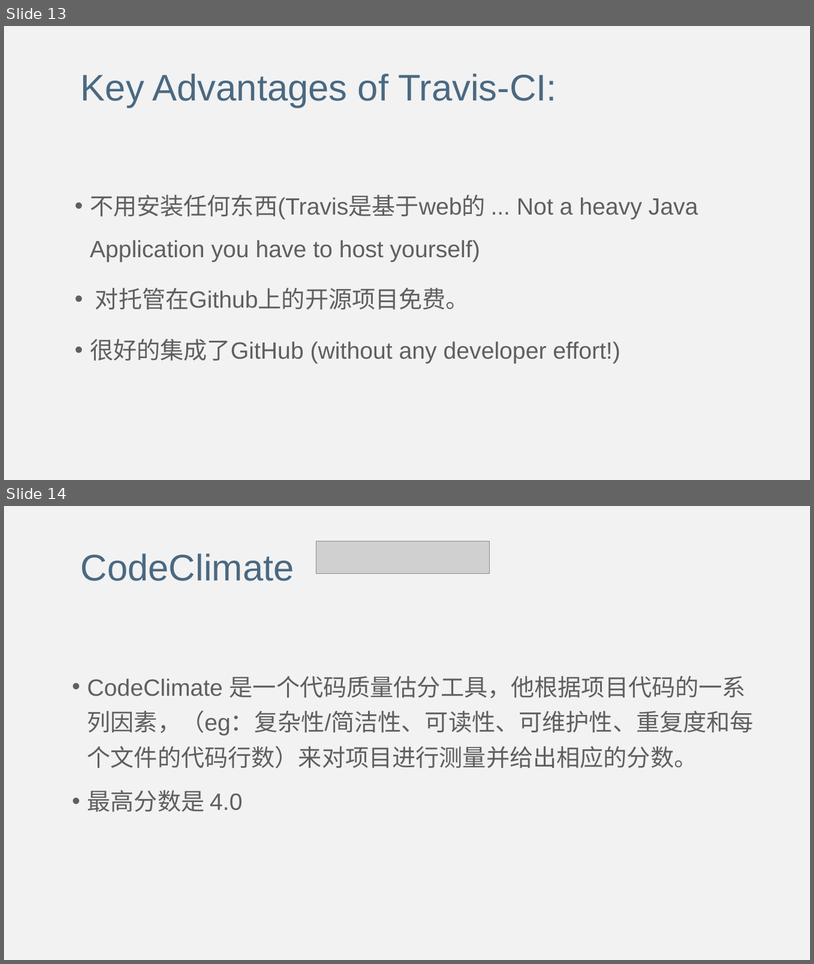
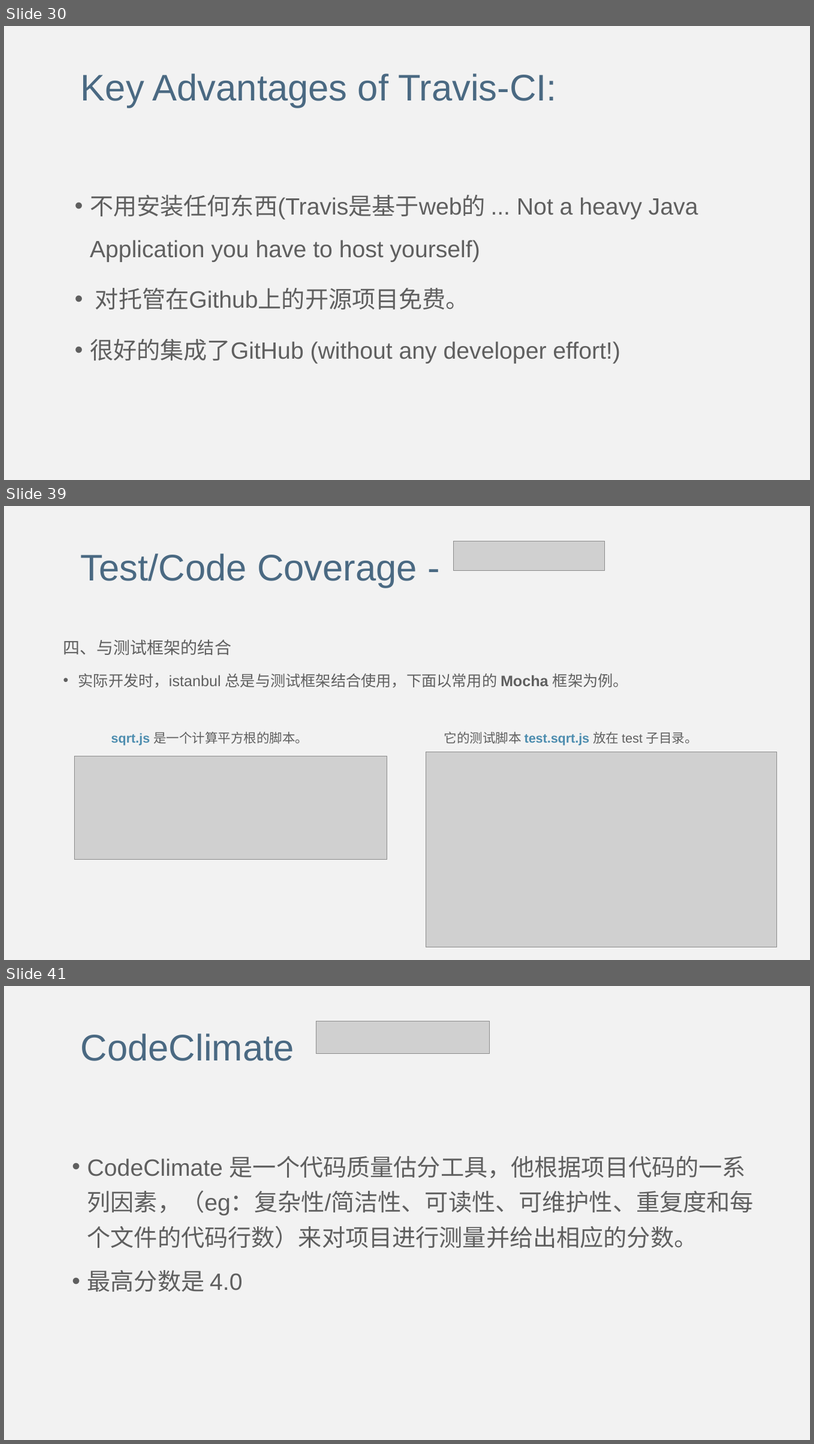
Before and after one commit to lulin1/Code-Repository-Badges, a slide deck: Code Repository Badges.pptx. Shown one above the other, each under a label of ours: slides 13 and 14 before the commit, slides 30, 39 and 41 after it; the slides between them are not shown. The pictures are 814x964 and 814x1444 pixels, drawn with LibreOffice and Linux fonts; fonts in the diff are those of the drawing; grey boxes stand for pictures. Boxes give left, top, right and bottom in pixels: in the first picture for what was removed or moved away, otherwise in the second. Text is boxed around its words. In the diff, an @@ line names an element or a change of style, - is before the commit and + after.

Commit message:
Update ppt of CI&CodeCoverage

```diff
--- a/Code Repository Badges.pptx
+++ b/Code Repository Badges.pptx
@@ slide 39 added at (4,506,810,960), background #F2F2F2 @@
@@ picture added at (454,541,605,571) @@
@@ text added at (81,553,417,588), 44 pt, text #4A6982 @@
+Test/Code Coverage -
@@ text added at (63,639,698,745), 15.4 pt, text #5F5F5F @@
+四、与测试框架的结合
+• 实际开发时，istanbul 总是与测试框架结合使用，下面以常用的 Mocha 框架为例。
+  sqrt.js 是一个计算平方根的脚本。 它的测试脚本 test.sqrt.js 放在 test 子目录。
@@ picture added at (75,756,387,859) @@
@@ picture added at (426,751,778,947) @@
@@ what was slide 13 is now slide 30 @@
@@ what was slide 14 is now slide 41 @@
```
Also in this commit, not shown: 2 slides changed, 26 other slides added.
